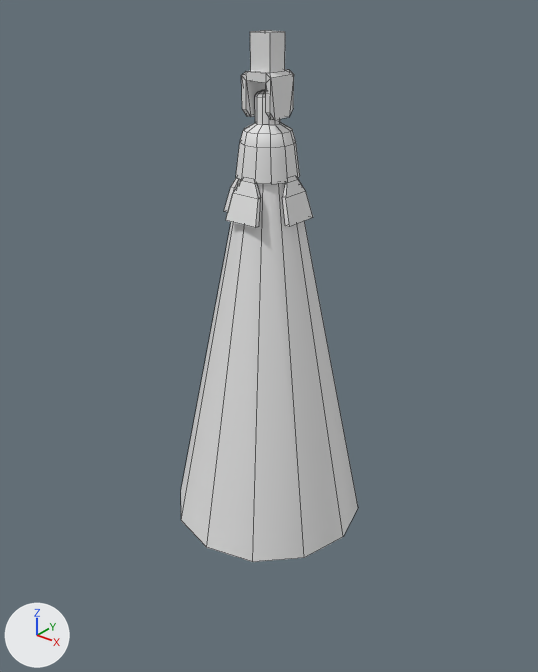
An edit to the FBX model WUAH/Assets/Models/Lamp_A1_01_Msh.fbx, drawn before and after from the same camera.
Camera for both pictures: a camera (50 mm lens) standing at (5.75, -7.17, 0.61) and looking at (0.14, -0.16, -3.73). Every picture has the same lights, and +X, +Y and +Z are marked at lower left. Mesh edges are drawn as thin lines.
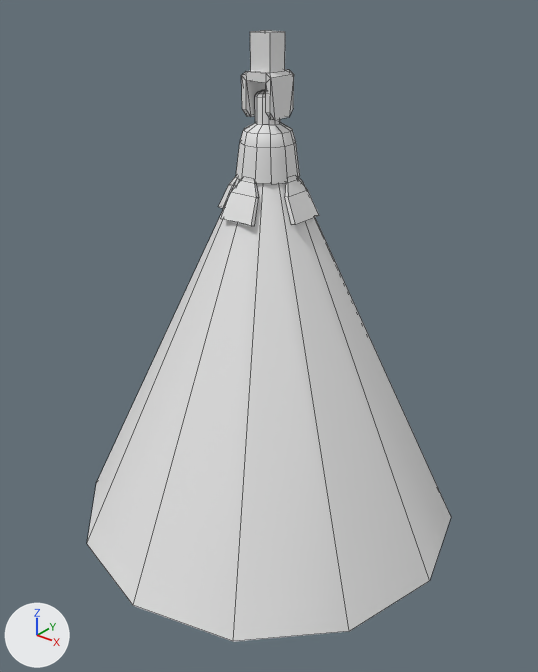
The newer file adds a shape key; the second version is drawn at full value of the shape key 'Light Wide' of 'Cube.004', and the change is written as the vertex moves it makes.

Location of each change, [x1, y1, x2, y2] in pixels of the pictures (538 x 672 px):
'Cube.004', reshaped, turned, rescaled: before [181, 30, 358, 562]; after [87, 30, 451, 642]

Patch to the scene script:
```diff
--- a/WUAH/Assets/Models/Lamp_A1_01_Msh.fbx.py
+++ b/WUAH/Assets/Models/Lamp_A1_01_Msh.fbx.py
@@ me_cube_011 @@
 me_cube_011.from_pydata(...)  # 218 vertices, 209 faces; spans x -137.0..137.0, y -661.0..3.0, z -137.0..137.0
 # used by ob_cube_004; location = (0.0, 0.0, 0.0); rotation_euler = (1.571, 0.0, 0.0), in degrees (90, 0, 0); scale = (0.01, 0.01, 0.01)
+# me_cube_011 part 1: the whole mesh is multiplied about the mesh origin by the matrix ((0.015, 0.0, 0.0), (0.0, 0.0, -0.015), (0.0, 0.01, 0.0))
 me_cube_011.materials.append(mat_propatlas_a1)
@@ ob_cube_004 @@
 ob_cube_004.location = (0.0, 0.0, 0.0)
-ob_cube_004.rotation_euler = (1.571, 0.0, 0.0)  # degrees (90, 0, 0)
-ob_cube_004.scale = (0.01, 0.01, 0.01)
```
